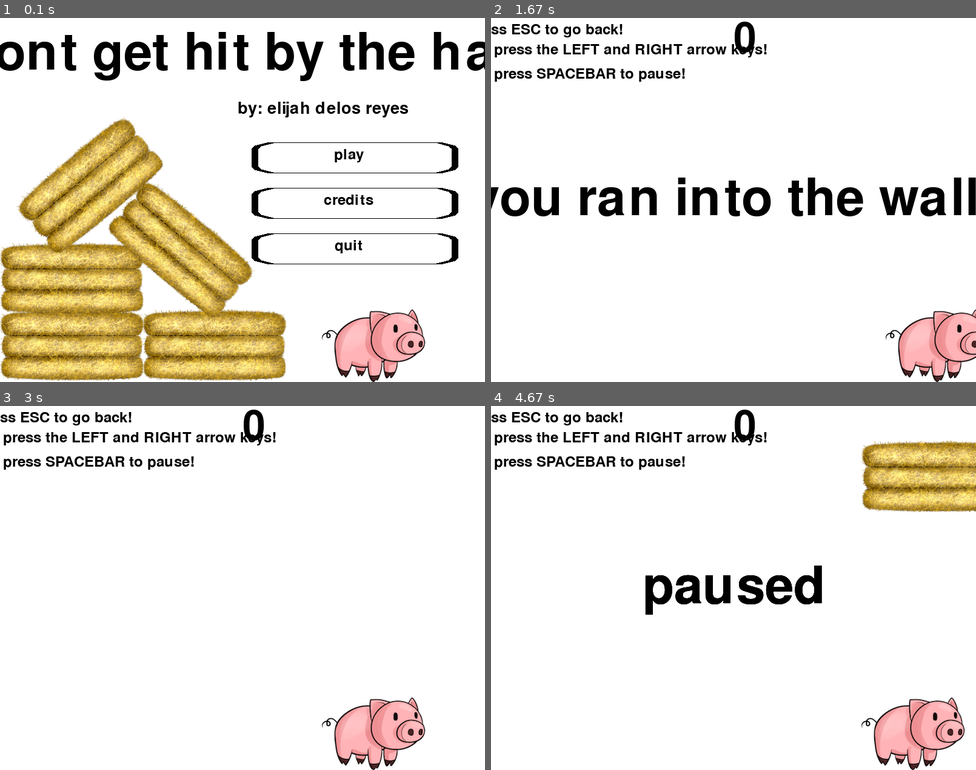
Above: before the commit, frames 1-4 (two rows, left to right).
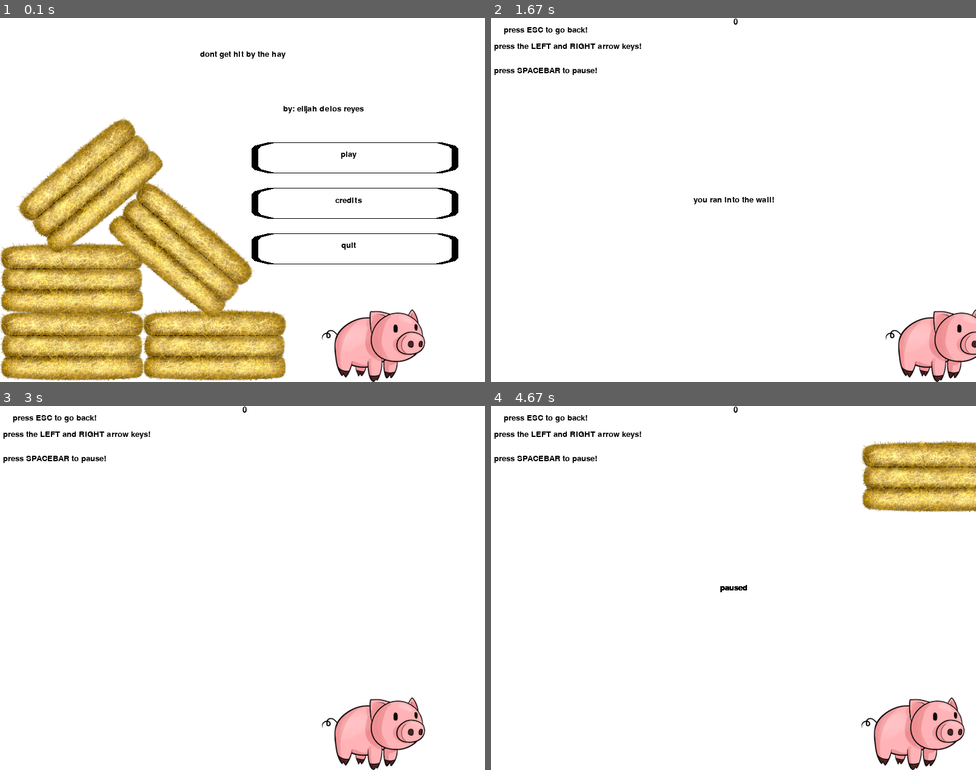
Above: after the commit, the same moments.

Repository: eedelosreyes2/Python-Game
Game: pygame game, started from pygame_1.py
Two runs of this game, one before a commit and one after it. Both use one fixed random seed, a clock stepped at 60 frames per second and the inputs below.
Inputs (mouse positions are in pixels of both pictures, inside the frame that each line leads up to):
- Up to frame 1 (0.1 s): no input
- Up to frame 2 (1.67 s): click "play" at 0.42 s; hold Right 0.67-1.13 s; move the mouse to (714, 214) at 0.7 s
- Up to frame 3 (3 s): no input
- Up to frame 4 (4.67 s): hold Left 3.33-3.8 s; tap Space at 3.4, 3.7, 3.9, 4.2, 4.4 s; hold Right 3.83-4.3 s; hold Right from 4.33 s (still down)

The runs differ from the first frame. In frame 1, 5.1% of the frame differs, in the area x 0-100%, y 3-65%; in frame 2, 6.2%, in the area x 0-100%, y 0-55%; in frame 3, 2.2%; in frame 4, 4.0%.

Commit message:
make game playable after download

Diff:
--- a/pygame_1.py
+++ b/pygame_1.py
@@ -20,24 +20,24 @@
 pause = False
 
 def smallText(x, y, text):
-    smallText = pygame.font.Font("/Library/Fonts/Amatic-Bold.ttf", 35)
+    smallText = pygame.font.Font()
     small_TextSurf, small_TextRect = text_objects(text, smallText)
     small_TextRect.center = (x, y)
     gameDisplay.blit(small_TextSurf, small_TextRect)
 
 def medText(x, y, text):
-    medText = pygame.font.Font("/Library/Fonts/Amatic-Bold.ttf", 50)
+    medText = pygame.font.Font()
     med_TextSurf, med_TextRect = text_objects(text, medText)
     med_TextRect.center = (x, y)
     gameDisplay.blit(med_TextSurf, med_TextRect)
 
 def things_dodged(count):
-    font = pygame.font.Font("/Library/Fonts/Amatic-Bold.ttf", 100)
+    font = pygame.font.Font()
     text = font.render(str(count), True, black)
     gameDisplay.blit(text, (display_width/2, 0))
 
 def instructions():
-    font = pygame.font.Font("/Library/Fonts/Amatic-Bold.ttf", 35)
+    font = pygame.font.Font()
     text = font.render("press the LEFT and RIGHT arrow keys!", True, black)
     space = font.render("press SPACEBAR to pause!", True, black)
     gameDisplay.blit(text, (5, 40))
@@ -56,7 +56,7 @@
     return textSurface, textSurface.get_rect()
 
 def message_display(text):
-    largeText = pygame.font.Font("/Library/Fonts/Amatic-Bold.ttf", 125)
+    largeText = pygame.font.Font()
     TextSurf, TextRect = text_objects(text, largeText)
     TextRect.center = ((display_width / 2), (display_height / 2))
     gameDisplay.blit(TextSurf, TextRect)
@@ -123,7 +123,7 @@
                 if event.key == pygame.K_ESCAPE:
                     game_intro()
 
-        largeText = pygame.font.Font("/Library/Fonts/Amatic-Bold.ttf", 125)
+        largeText = pygame.font.Font()
         TextSurf, TextRect = text_objects("paused", largeText)
         TextRect.center = ((display_width / 2), (display_height / 2))
         gameDisplay.blit(TextSurf, TextRect)
@@ -139,12 +139,12 @@
                 quit()
 
         gameDisplay.fill(white)
-        largeText = pygame.font.Font("/Library/Fonts/Amatic-Bold.ttf", 125)
+        largeText = pygame.font.Font()
         TextSurf, TextRect = text_objects("dont get hit by the hay", largeText)
         TextRect.center = ((display_width / 2), (display_height / 10))
         gameDisplay.blit(TextSurf, TextRect)
 
-        secondary_largeText = pygame.font.Font("/Library/Fonts/Amatic-Bold.ttf", 40)
+        secondary_largeText = pygame.font.Font()
         secondary_TextSurf, secondary_TextRect = text_objects("by: elijah delos reyes", secondary_largeText)
         secondary_TextRect.center = ((display_width / 1.5), (display_height / 4))
         gameDisplay.blit(secondary_TextSurf, secondary_TextRect)
